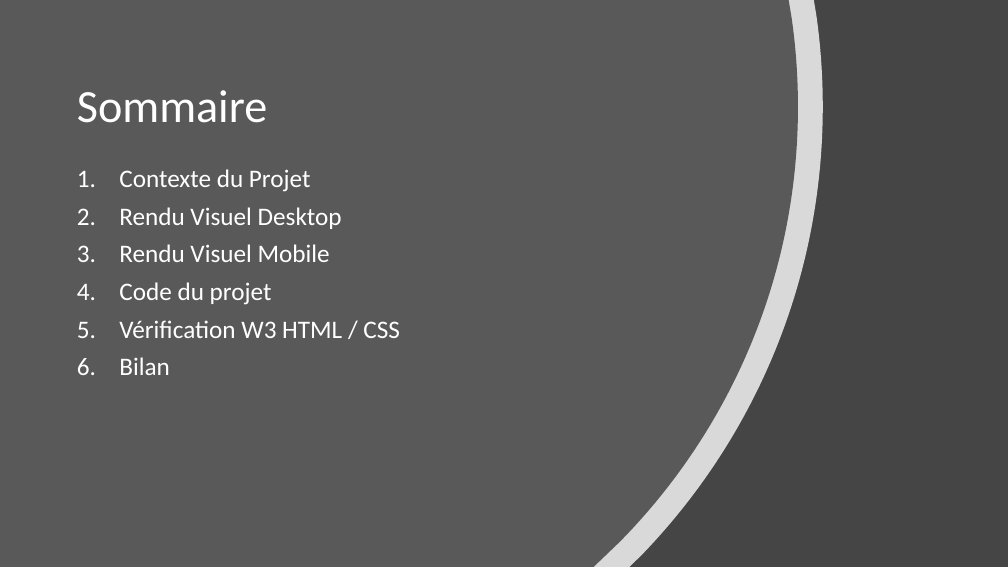
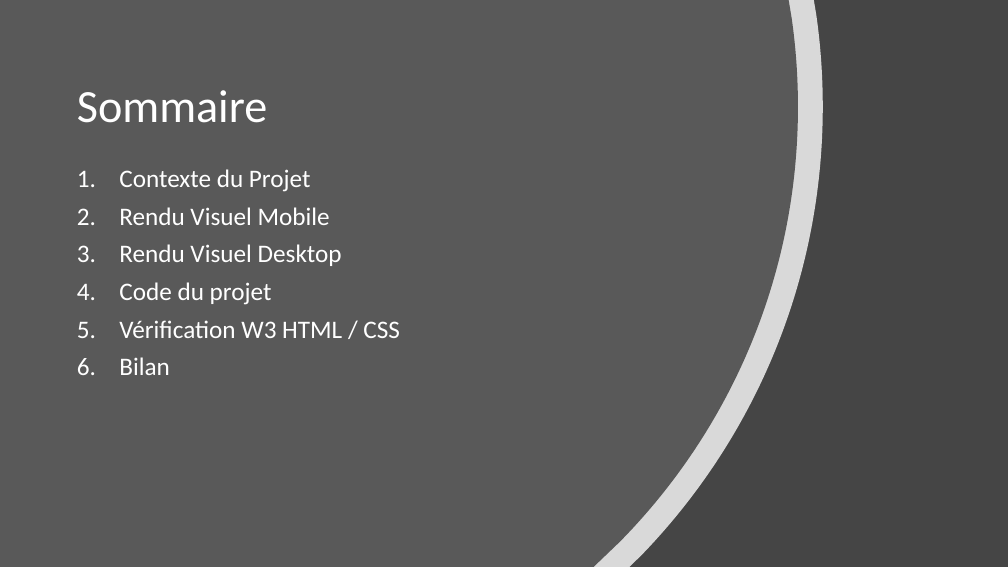
Before and after one commit to Dakusy/P3_OhMyFood, a slide deck: slide 2 of P3.pptx. Drawn at 1008x567 pixels with LibreOffice and Linux fonts; fonts in the diff are those of the drawing. Boxes give left, top, right and bottom in pixels: in the first picture for what was removed or moved away, otherwise in the second. Text is boxed around its words. In the diff, an @@ line names an element or a change of style, - is before the commit and + after.

```diff
--- a/P3.pptx
+++ b/P3.pptx
@@ text at <box>119,207,330,225</box>: paragraph added @@
+2. Rendu Visuel Mobile
@@ text at <box>119,244,330,262</box>: paragraph removed @@
-3. Rendu Visuel Mobile
```
Also in this commit, not shown: 2 other slides changed, 8 other files.
